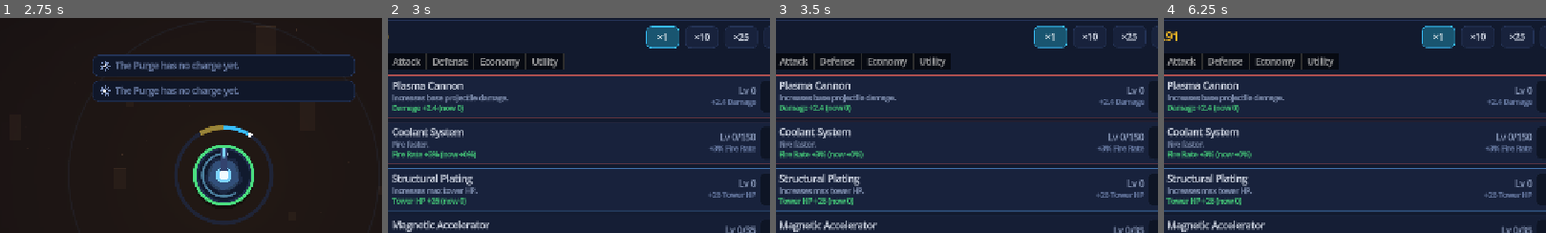
Above: before the commit, frames 1-4 (left to right).
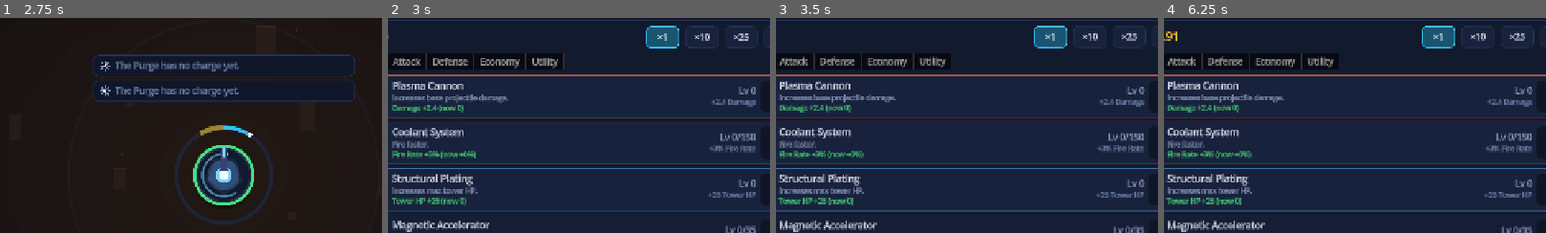
Above: after the commit, the same moments.

Repository: joabcostamd/joabcostamd
Game: Godot game, scene res://scenes/main.tscn
Two runs of this game, one before a commit and one after it. Both use one fixed random seed, a clock stepped at 60 frames per second and the inputs below.
Inputs (mouse positions are % of the whole screen's width and height, from its top left):
- Up to frame 1 (2.75 s): click "START" at 0.5 s; click (47, 86) at 1.25 s; click "1" at 2 s
- Up to frame 2 (3 s): click (4, 95) at 2.77 s
- Up to frame 3 (3.5 s): no input
- Up to frame 4 (6.25 s): click (9, 95) at 3.52 s; click (15, 95) at 4.27 s; click (20, 95) at 5.02 s; click (26, 95) at 5.77 s
The pictures show only the part of the screen within x 21-71%, y 14-64%; the shares and areas given below are measured in that part.

Frame 1 is identical in both runs. In frame 2, 0.1% of the frame differs, in the area x 67-77%, y 3-15%; in frame 3, 0.2%; in frame 4, 0.2%.

Commit message:
feat: o jogo passa a ser jogavel pelo teclado
Eram 296 controles interativos e 11 focaveis, NENHUM deles um `Button`. Todo
botao nascia `FOCUS_NONE`: Tab nao andava, Enter nao acionava, e quem nao usa
mouse simplesmente nao jogava. O contorno de foco ja estava desenhado no tema
desde sempre — so nao havia o que contornar.

Agora todo botao do kit e focavel, e com ele os controles de Configuracoes
(caixas, menus e deslizantes), o X de fechar de todo painel, e os botoes
proprios de Cartas, Codex e Talentos. Abrir um painel poe o foco no primeiro
controle DE DENTRO DO CORPO — nao no X, senao o primeiro Enter fecharia o painel
que a pessoa acabou de abrir.

O rodape do HUD continua sem foco de proposito, e o teste diz isso em voz alta:
aquilo e barra de ferramentas por cima da arena, ja tem atalho proprio
(Q/W/E/R/T/O) e um anel de foco piscando sobre o campo atrapalha mais do que
ajuda. Se alguem ligar foco la, a suite avisa.

Junto, a lista de pendencias foi atualizada com o estado real: grupos 1, 2 e 5
fechados; do 3 restam quatro itens de projeto mais o novo de desempenho; do 4
resta nenhum; do 6 resta um.

7 assercoes novas (608 no total). Portoes verdes nesta arvore: verificar, lint,
validar_dados, testes, balanceamento (onda 100 aos 30m41, onda maxima 259, 0
mortes, 7 de 33 melhorias no teto) e o portao que desenha.

Co-Authored-By: Claude Opus 5 <noreply@anthropic.com>
Claude-Session: https://claude.ai/code/session_01KjywRohvpoYfEskZwwMkww

Diff:
--- a/torre-eterna/scripts/ui/panel_base.gd
+++ b/torre-eterna/scripts/ui/panel_base.gd
@@ -29,6 +29,11 @@
 	# rotulo nunca abre.
 	UI.liberar_dicas(self)
 	UI.saltar(janela, 1.04)
+	# TAB PRECISA DE UM LUGAR PARA COMECAR. Sem foco inicial, quem abre o painel
+	# pelo teclado tem que apertar Tab um numero imprevisivel de vezes ate algo
+	# acender. O primeiro foco vai para dentro do CORPO, nao para o X de fechar:
+	# senao o primeiro Enter fecharia o painel que a pessoa acabou de abrir.
+	_focar_primeiro.call_deferred()
 	_reencaixar.call_deferred()
 	get_tree().get_root().size_changed.connect(_reencaixar)
 
@@ -130,7 +135,7 @@
 	cabecalho.add_child(UI.espacador())
 	var fechar := Button.new()
 	fechar.custom_minimum_size = Vector2(36, 32)
-	fechar.focus_mode = Control.FOCUS_NONE
+	fechar.focus_mode = Control.FOCUS_ALL
 	fechar.tooltip_text = Txt.t("fechar") + " (Esc)"
 	fechar.pressed.connect(fechar_painel)
 	var icf := Control.new()
@@ -177,6 +182,25 @@
 	else:
 		queue_free()
 
+## Primeiro controle focavel de dentro do corpo, em profundidade.
+func _focar_primeiro() -> void:
+	if corpo == null or not is_inside_tree():
+		return
+	var alvo := _primeiro_focavel(corpo)
+	if alvo != null:
+		alvo.grab_focus()
+
+func _primeiro_focavel(no: Node) -> Control:
+	for filho in no.get_children():
+		if filho is Control:
+			var c: Control = filho
+			if c.visible and c.focus_mode == Control.FOCUS_ALL:
+				return c
+			var dentro := _primeiro_focavel(c)
+			if dentro != null:
+				return dentro
+	return null
+
 ## ------------------------------------------------------------- utilidades
 
 ## Linha de item padrão: ícone + textos à esquerda, ação à direita.
--- a/torre-eterna/scripts/ui/panel_cartas.gd
+++ b/torre-eterna/scripts/ui/panel_cartas.gd
@@ -393,7 +393,7 @@
 func _base_botao(w: float, h: float) -> Button:
 	var b := Button.new()
 	b.custom_minimum_size = Vector2(w, h)
-	b.focus_mode = Control.FOCUS_NONE
+	b.focus_mode = Control.FOCUS_ALL
 	b.mouse_default_cursor_shape = Control.CURSOR_POINTING_HAND
 	for est in ["normal", "hover", "pressed", "focus", "disabled"]:
 		b.add_theme_stylebox_override(est, UI.caixa_vazia())
--- a/torre-eterna/scripts/ui/panel_codex.gd
+++ b/torre-eterna/scripts/ui/panel_codex.gd
@@ -864,7 +864,7 @@
 func _botao_limpo(w: float, h: float) -> Button:
 	var b := Button.new()
 	b.custom_minimum_size = Vector2(w, h)
-	b.focus_mode = Control.FOCUS_NONE
+	b.focus_mode = Control.FOCUS_ALL
 	b.mouse_default_cursor_shape = Control.CURSOR_POINTING_HAND
 	for est in ["normal", "hover", "pressed", "focus", "disabled"]:
 		b.add_theme_stylebox_override(est, UI.caixa_vazia())
--- a/torre-eterna/scripts/ui/panel_config.gd
+++ b/torre-eterna/scripts/ui/panel_config.gd
@@ -846,7 +846,7 @@
 
 func _check(chave: String, dica: String) -> CheckButton:
 	var cb := CheckButton.new()
-	cb.focus_mode = Control.FOCUS_NONE
+	cb.focus_mode = Control.FOCUS_ALL
 	cb.tooltip_text = dica
 	cb.button_pressed = bool(Cfg.get_v(chave, false))
 	cb.size_flags_vertical = Control.SIZE_SHRINK_CENTER
@@ -855,7 +855,7 @@
 
 func _menu(chave: String, itens: Array, valores: Array, dica: String) -> OptionButton:
 	var ob := OptionButton.new()
-	ob.focus_mode = Control.FOCUS_NONE
+	ob.focus_mode = Control.FOCUS_ALL
 	ob.tooltip_text = dica
 	ob.custom_minimum_size = Vector2(186, 36)
 	ob.size_flags_vertical = Control.SIZE_SHRINK_CENTER
@@ -881,7 +881,7 @@
 	sl.value = float(Cfg.get_v(chave, minimo))
 	sl.custom_minimum_size = Vector2(200, 22)
 	sl.size_flags_vertical = Control.SIZE_SHRINK_CENTER
-	sl.focus_mode = Control.FOCUS_NONE
+	sl.focus_mode = Control.FOCUS_ALL
 	sl.tooltip_text = dica
 	h.add_child(sl)
 	var lv := UI.rotulo(str(formato.call(sl.value)), 14, UI.ACENTO)
--- a/torre-eterna/scripts/ui/panel_talentos.gd
+++ b/torre-eterna/scripts/ui/panel_talentos.gd
@@ -157,7 +157,7 @@
 	var centro := _centro(def)
 
 	var b := Button.new()
-	b.focus_mode = Control.FOCUS_NONE
+	b.focus_mode = Control.FOCUS_ALL
 	b.mouse_default_cursor_shape = Control.CURSOR_POINTING_HAND
 	b.custom_minimum_size = Vector2(tam, tam)
 	b.size = Vector2(tam, tam)
--- a/torre-eterna/scripts/ui/ui_kit.gd
+++ b/torre-eterna/scripts/ui/ui_kit.gd
@@ -247,10 +247,18 @@
 	l.add_theme_constant_override("outline_size", 0)
 	return l
 
+## NAVEGACAO POR TECLADO. Eram 296 controles interativos e 11 focaveis, NENHUM
+## deles um `Button`: todo botao nascia `FOCUS_NONE`, entao Tab nao andava, Enter
+## nao acionava e quem nao usa mouse simplesmente nao jogava. O tema ja tinha o
+## contorno de foco desenhado desde sempre — so nao havia o que contornar.
+##
+## O botao do rodape do HUD continua sem foco de proposito: aquilo e barra de
+## ferramentas por cima da arena, tem atalho proprio (Q/W/E/R/T/O) e um anel de
+## foco piscando sobre o campo atrapalharia mais do que ajuda.
 static func botao(texto: String, ao_clicar: Callable = Callable(), dica: String = "") -> Button:
 	var b := Button.new()
 	b.text = texto
-	b.focus_mode = Control.FOCUS_NONE
+	b.focus_mode = Control.FOCUS_ALL
 	b.mouse_default_cursor_shape = Control.CURSOR_POINTING_HAND
 	if dica != "":
 		b.tooltip_text = dica
--- a/torre-eterna/tools/suites/testes.gd
+++ b/torre-eterna/tools/suites/testes.gd
@@ -83,7 +83,7 @@
 	# Agora cada grupo tem o proprio minimo. Perder um bloco reprova NOMEANDO o
 	# bloco, e acrescentar teste continua nunca reprovando.
 	var minimo_por_grupo := {
-		"Acessibilidade": 10, "Alcancavel": 8, "Big": 12,
+		"Acessibilidade": 17, "Alcancavel": 8, "Big": 12,
 		"Chaves dinamicas": 3, "Combate": 9, "Defesa": 27,
 		"Dicas": 5, "Economia": 9, "Elites": 11,
 		"Eventos": 12, "Feedback": 2, "Ferramentas": 3, "Daltonismo": 9, "Tempo": 5, "Conteudo lido": 21, "Fmt": 6,
@@ -2474,6 +2474,33 @@
 	ok("hierarquia preservada", _contraste(UI.TEXTO, UI.PAINEL2) > _contraste(UI.TEXTO2, UI.PAINEL2)
 		and _contraste(UI.TEXTO2, UI.PAINEL2) > _contraste(UI.TEXTO3, UI.PAINEL2))
 
+	# NAVEGACAO POR TECLADO. Eram 296 controles interativos e 11 focaveis,
+	# NENHUM deles um `Button`: Tab nao andava, Enter nao acionava, e quem nao
+	# usa mouse simplesmente nao jogava. O contorno de foco ja estava desenhado
+	# no tema desde sempre — so nao havia o que contornar.
+	var b_kit := UI.botao("x")
+	ok("o botao do kit e focavel", b_kit.focus_mode == Control.FOCUS_ALL)
+	b_kit.free()
+	var txt_kit := _ler("res://scripts/ui/ui_kit.gd")
+	ok("o tema desenha o contorno de foco", txt_kit.contains('t.set_stylebox("focus", "Button"'))
+	var txt_pb := _ler("res://scripts/ui/panel_base.gd")
+	ok("o X de fechar e alcancavel pelo teclado",
+		txt_pb.contains("fechar.focus_mode = Control.FOCUS_ALL"))
+	ok("abrir um painel poe o foco em algum lugar", txt_pb.contains("_focar_primeiro"))
+	ok("...e nao no botao de fechar", txt_pb.contains("_primeiro_focavel(corpo)"))
+	# E os controles de Configuracoes — onde quem depende de teclado mais precisa.
+	var txt_cfg := _ler("res://scripts/ui/panel_config.gd")
+	var sem_foco := 0
+	for linha_cfg in txt_cfg.split("\n"):
+		if linha_cfg.contains("focus_mode = Control.FOCUS_NONE"):
+			sem_foco += 1
+	ok("nenhum controle de Configuracoes fica fora do teclado", sem_foco == 0, str(sem_foco))
+	# O rodape do HUD continua SEM foco de proposito: e barra de ferramentas por
+	# cima da arena e tem atalho proprio. Se alguem ligar foco la, isto avisa.
+	var txt_hud2 := _ler("res://scripts/ui/hud.gd")
+	ok("o rodape do HUD segue com atalho, nao com foco",
+		txt_hud2.contains("b.focus_mode = Control.FOCUS_NONE"))
+
 	# FUNDO DESTACADO NAO PODE CLAREAR. Onze lugares pintavam a caixa "completa"
 	# com `PAINEL2.lerp(cor, 0.18)`, mais claro que o painel: cada um derrubava
 	# o contraste de todo texto por cima (TEXTO3 caia de 4,62 para 3,10). Com
Not shown, changed: torre-eterna/AGENTS.md
Not shown, changed: torre-eterna/README.md
Not shown, changed: torre-eterna/docs/PENDENCIAS.md
Not shown, changed: torre-eterna/docs/PLANO.md
Not shown, changed: torre-eterna/docs/QUALIDADE.md
